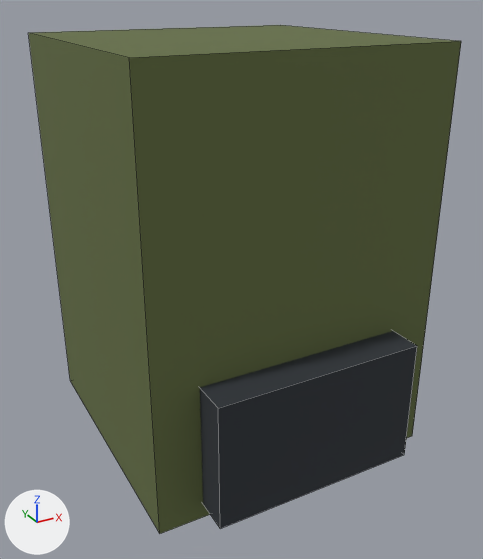
An edit to the FBX model assets/3d/export/inf_walker_upper_leg.fbx, drawn before and after from the same camera.
The view is the same before and after, from a 50 mm camera at (-1.02, -1.948, 0.824) aimed at (0.008, -0.078, -0.111). Lighting does not change. The marker at lower left points along +X, +Y and +Z. The picture after the commit comes second. Mesh edges are drawn as thin lines.

Script lines for the objects in view, before the commit:
```python
me_inf_walker_upper_leg = bpy.data.meshes.new('inf_walker_upper_leg')
me_inf_walker_upper_leg.from_pydata(...)  # a box spanning x -0.495..0.495, y -0.485..0.485, z -0.68..0.68; a box spanning x -0.35..0.35, y -0.6..-0.4, z -0.63..-0.21
me_inf_walker_upper_leg.materials.append(mat_palette)  # picture img_palette_png
ob_inf_walker_upper_leg = bpy.data.objects.new('inf_walker_upper_leg', me_inf_walker_upper_leg)
ob_inf_walker_upper_leg.location = (0.0, 0.0, 0.0)
```
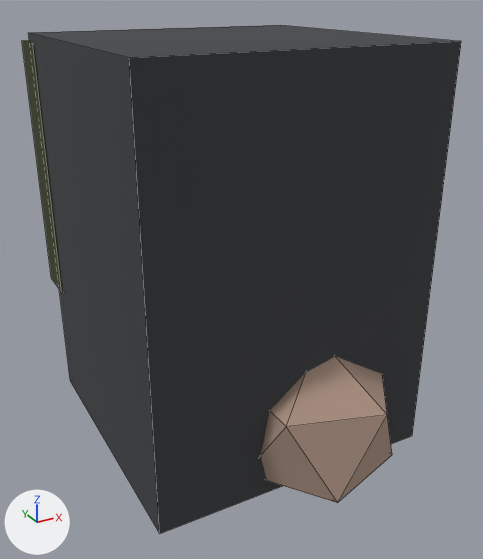
What the commit changed:
me_inf_walker_upper_leg is used by ob_inf_walker_upper_leg; location (0.0, 0.0, 0.0).
me_inf_walker_upper_leg had 16 vertices, 12 faces and spanned x -0.495..0.495, y -0.6..0.485, z -0.68..0.68.
me_inf_walker_upper_leg now has 28 vertices, 32 faces and spans x -0.5..0.5, y -0.675..0.58, z -0.8..0.68.
me_inf_walker_upper_leg part 1: a new loose piece, a box spanning x -0.5..0.5, y 0.42..0.58, z -0.25..0.65, in mat_palette (picture img_palette_png).
me_inf_walker_upper_leg part 2: a new loose piece, an icosphere of 20 faces spanning x -0.168..0.368, y -0.675..-0.165, z -0.8..-0.2, in mat_palette (picture img_palette_png).
me_inf_walker_upper_leg part 3: the loose piece of 8 vertices spanning x -0.35..0.35, y -0.6..-0.4, z -0.63..-0.21 is deleted.
me_inf_walker_upper_leg part 4: 6 kept faces spanning x -0.495..0.495, y -0.485..0.485, z -0.68..0.68 get new texture (UV) coordinates.

Changed parts and their boxes (x1, y1, x2, y2) in the pictures (483 x 559 px):
'inf_walker_upper_leg', reshaped
    before: (28, 25, 461, 534)
    after: (22, 25, 461, 534)
part 1 of me_inf_walker_upper_leg, added (green)
    after: (22, 40, 63, 293)
part 2 of me_inf_walker_upper_leg, added (brown)
    after: (261, 357, 392, 503)
part 3 of me_inf_walker_upper_leg, deleted
    before: (200, 331, 417, 529)
part 4 of me_inf_walker_upper_leg, surface changed
    both: (28, 25, 461, 534)
